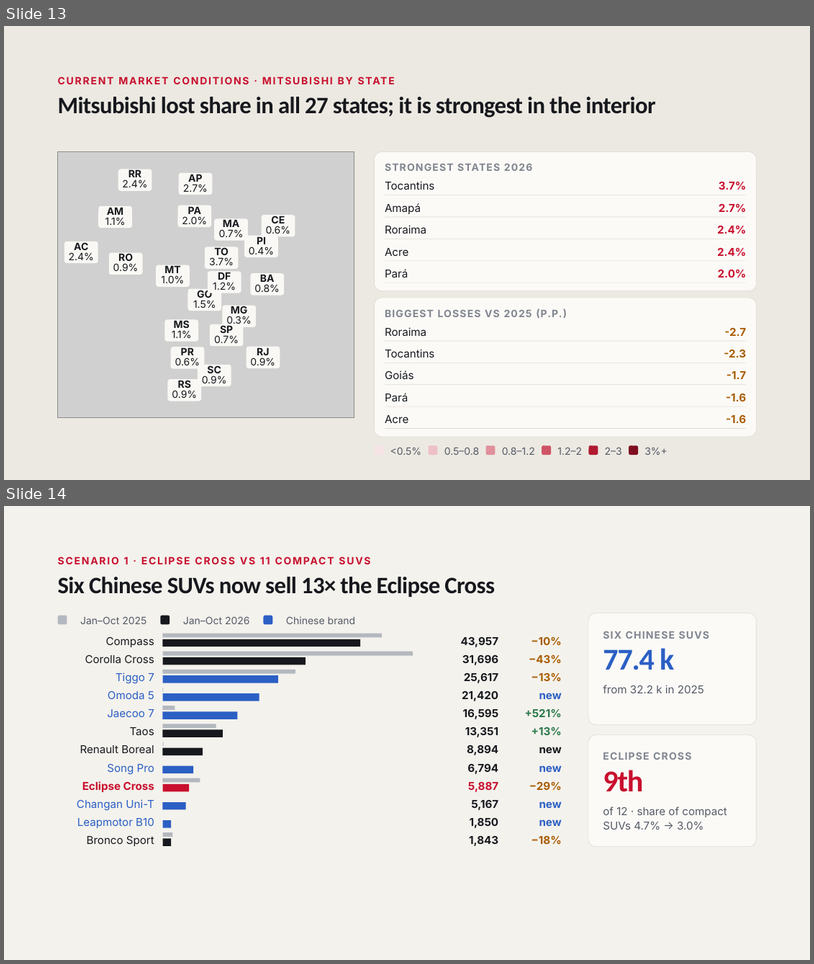
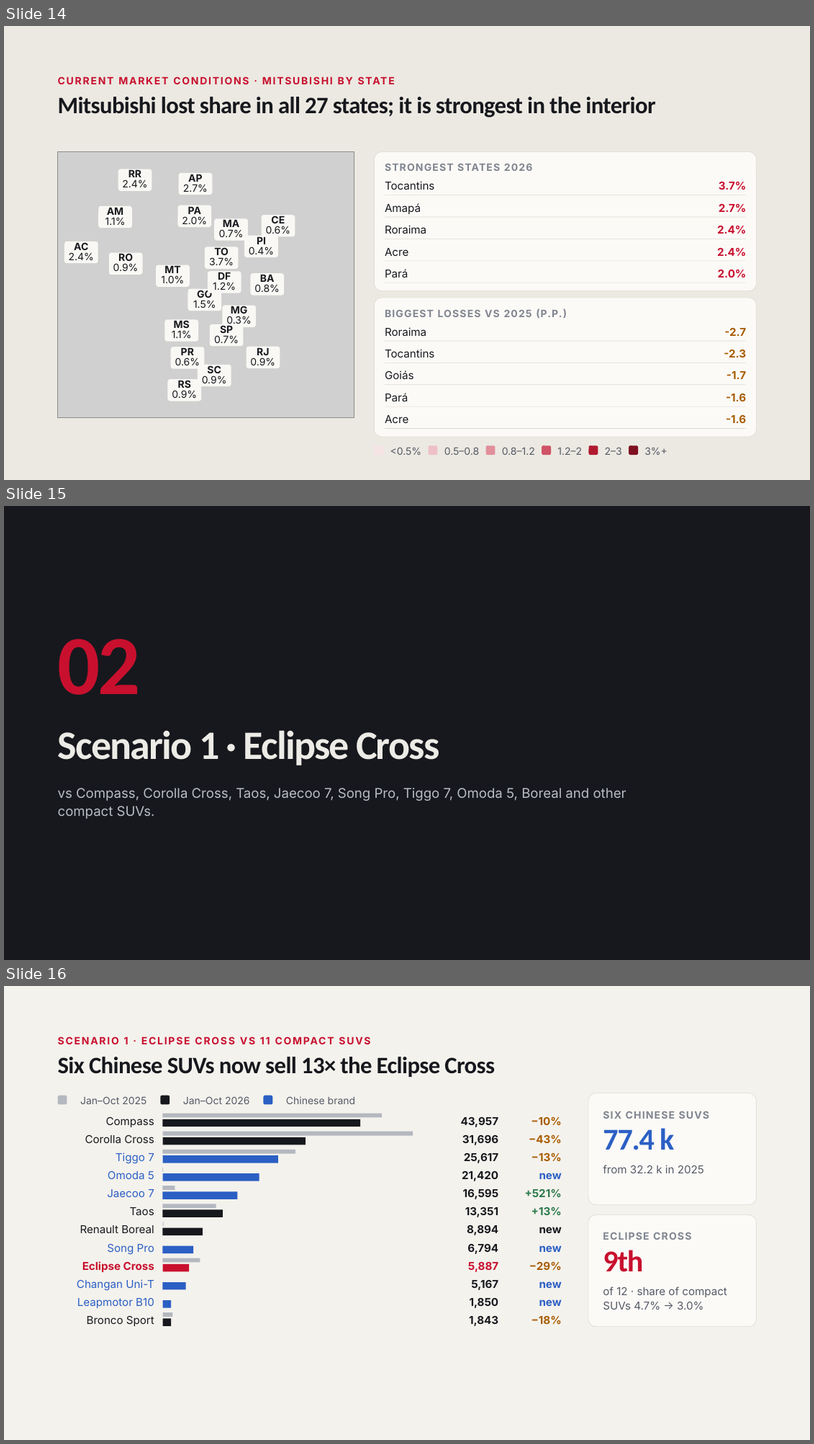
Before and after one commit to FLeone2/mercado-atlas, a slide deck: Mitsubishi_Brazil_Market_Network_Nov2026.pptx. Shown one above the other, each under a label of ours: slides 13 and 14 before the commit, slides 14, 15 and 16 after it. The pictures are 814x964 and 814x1444 pixels, drawn with LibreOffice and Linux fonts; fonts in the diff are those of the drawing; grey boxes stand for pictures. Boxes give left, top, right and bottom in pixels: in the first picture for what was removed or moved away, otherwise in the second. Text is boxed around its words. In the diff, an @@ line names an element or a change of style, - is before the commit and + after.

```diff
--- a/Mitsubishi_Brazil_Market_Network_Nov2026.pptx
+++ b/Mitsubishi_Brazil_Market_Network_Nov2026.pptx
@@ slide 15 added at [4,506,810,960], background #16181D @@
@@ text added at [58,638,141,695], 100 pt, text #C8102E, bold @@
+02
@@ text added at [58,730,440,765], 48 pt, text #EDEBE6, bold @@
+Scenario 1 · Eclipse Cross
@@ text added at [58,788,627,818], 16 pt, text #B9BDC6 @@
+vs Compass, Corolla Cross, Taos, Jaecoo 7, Song Pro, Tiggo 7, Omoda 5, Boreal and other compact SUVs.
@@ what was slide 13 is now slide 14 @@
@@ what was slide 14 is now slide 16 @@
```
Also in this commit, not shown: 6 other slides added.
